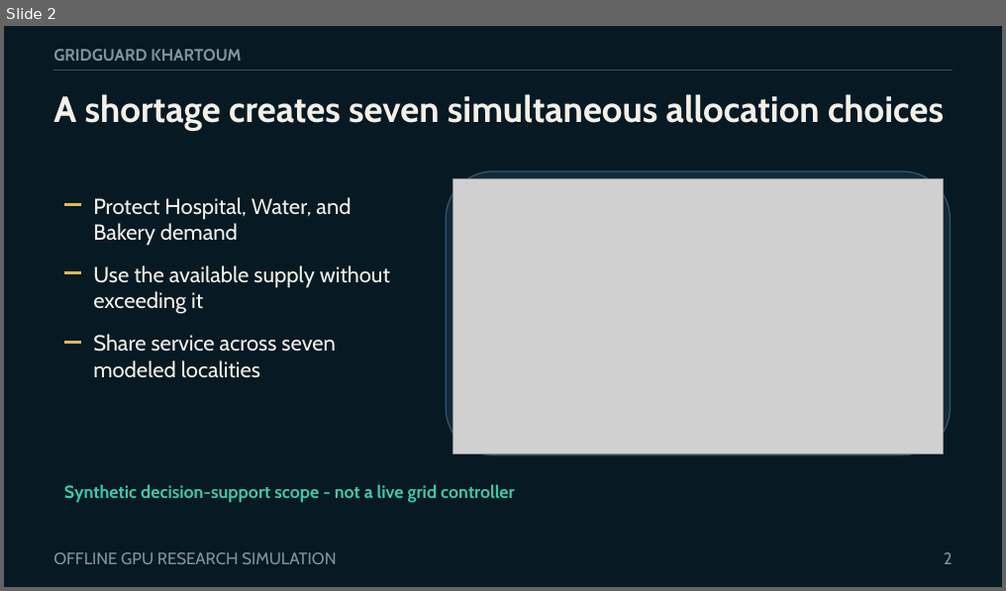
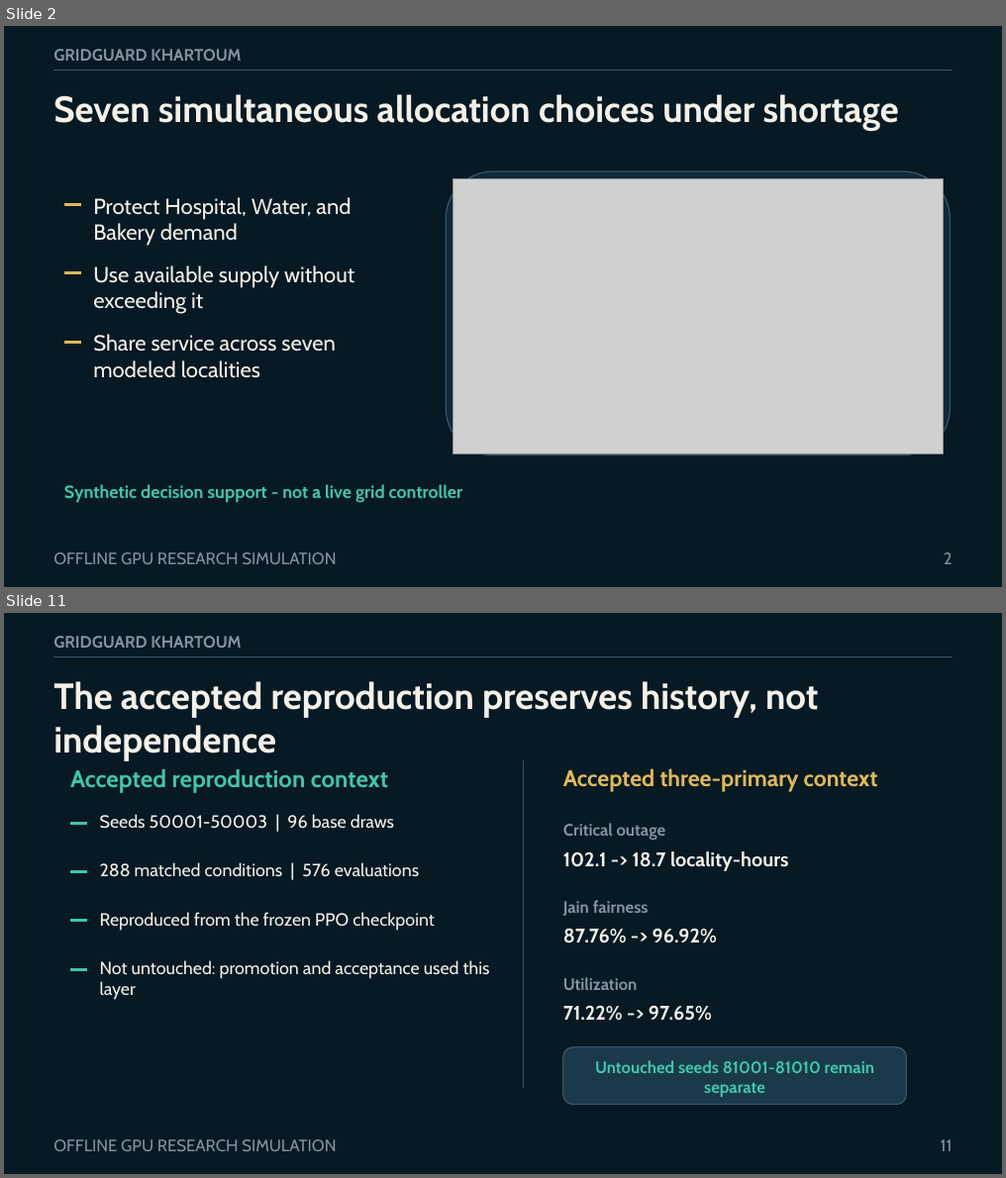
Before and after one commit to boomout2012-afk/gridguard-khartoum, a slide deck: output/presentation/gridguard-khartoum-defense.pptx. Shown one above the other, each under a label of ours: slide 2 before the commit, slides 2 and 11 after it; the slides between them are not shown. The pictures are 1006x591 and 1006x1178 pixels, drawn with LibreOffice and Linux fonts; fonts in the diff are those of the drawing; grey boxes stand for pictures. Boxes give left, top, right and bottom in pixels: in the first picture for what was removed or moved away, otherwise in the second. Text is boxed around its words. In the diff, an @@ line names an element or a change of style, - is before the commit and + after.

```diff
--- a/output/presentation/gridguard-khartoum-defense.pptx
+++ b/output/presentation/gridguard-khartoum-defense.pptx
@@ slide 11 added at <box>4,613,1002,1174</box>, background #071923 @@
@@ text added at <box>54,636,241,648</box>, 16 pt, text #83939D, bold @@
+GRIDGUARD KHARTOUM
@@ line added from (54, 657) to (952, 657), #365568 0.8 pt @@
@@ text added at <box>54,681,818,761</box>, 35 pt, text #F3F0E8, bold @@
+The accepted reproduction preserves history, not independence
@@ line added from (524, 761) to (524, 1088), #365568 1 pt @@
@@ text added at <box>70,769,388,793</box>, 23 pt, text #3FC6AC, bold @@
+Accepted reproduction context
@@ text added at <box>563,768,878,792</box>, 22 pt, text #E0B957, bold @@
+Accepted three-primary context
@@ text added at <box>100,814,394,829</box>, 17 pt, text #F3F0E8 @@
+Seeds 50001-50003 | 96 base draws
@@ line added from (70, 823) to (87, 823), #3FC6AC 3 pt @@
@@ text added at <box>563,823,666,840</box>, 16 pt, text #83939D, bold @@
+Critical outage
@@ line added from (70, 872) to (87, 872), #3FC6AC 3 pt @@
@@ text added at <box>100,862,419,877</box>, 17 pt, text #F3F0E8 @@
+288 matched conditions | 576 evaluations
@@ text added at <box>563,852,788,871</box>, 19 pt, text #F3F0E8, bold @@
+102.1 -> 18.7 locality-hours
@@ text added at <box>563,900,648,916</box>, 16 pt, text #83939D, bold @@
+Jain fairness
@@ line added from (70, 921) to (87, 921), #3FC6AC 3 pt @@
@@ text added at <box>100,912,435,931</box>, 17 pt, text #F3F0E8 @@
+Reproduced from the frozen PPO checkpoint
@@ text added at <box>563,928,717,944</box>, 19 pt, text #F3F0E8, bold @@
+87.76% -> 96.92%
@@ text added at <box>100,960,490,1000</box>, 17 pt, text #F3F0E8 @@
+Not untouched: promotion and acceptance used this layer
@@ line added from (70, 969) to (87, 969), #3FC6AC 3 pt @@
@@ text added at <box>563,977,638,990</box>, 16 pt, text #83939D, bold @@
+Utilization
@@ text added at <box>563,1005,712,1021</box>, 19 pt, text #F3F0E8, bold @@
+71.22% -> 97.65%
@@ rounded rectangle added at <box>563,1048,906,1105</box>, fill #1A394A, outline #365568 1.2 pt @@
@@ text added at <box>595,1060,874,1097</box>, 16 pt, text #3FC6AC, bold @@
+Untouched seeds 81001-81010 remain separate
@@ text added at <box>54,1140,336,1152</box>, 16 pt, text #83939D @@
+OFFLINE GPU RESEARCH SIMULATION
@@ text added at <box>941,1140,952,1152</box>, 16 pt, text #83939D @@
+11
@@ slide 2 changed as well @@
@@ text at <box>54,94,899,131</box>: text changed @@
-A shortage creates seven simultaneous allocation choices
+Seven simultaneous allocation choices under shortage
@@ text at <box>93,266,354,314</box>: text changed @@
-Use the available supply without exceeding it
+Use available supply without exceeding it
@@ text at <box>64,484,463,503</box>: text changed @@
-Synthetic decision-support scope - not a live grid controller
+Synthetic decision support - not a live grid controller
```
Also in this commit, not shown: 5 other slides changed, 6 other slides added, 6 slides removed, 2 other files.
